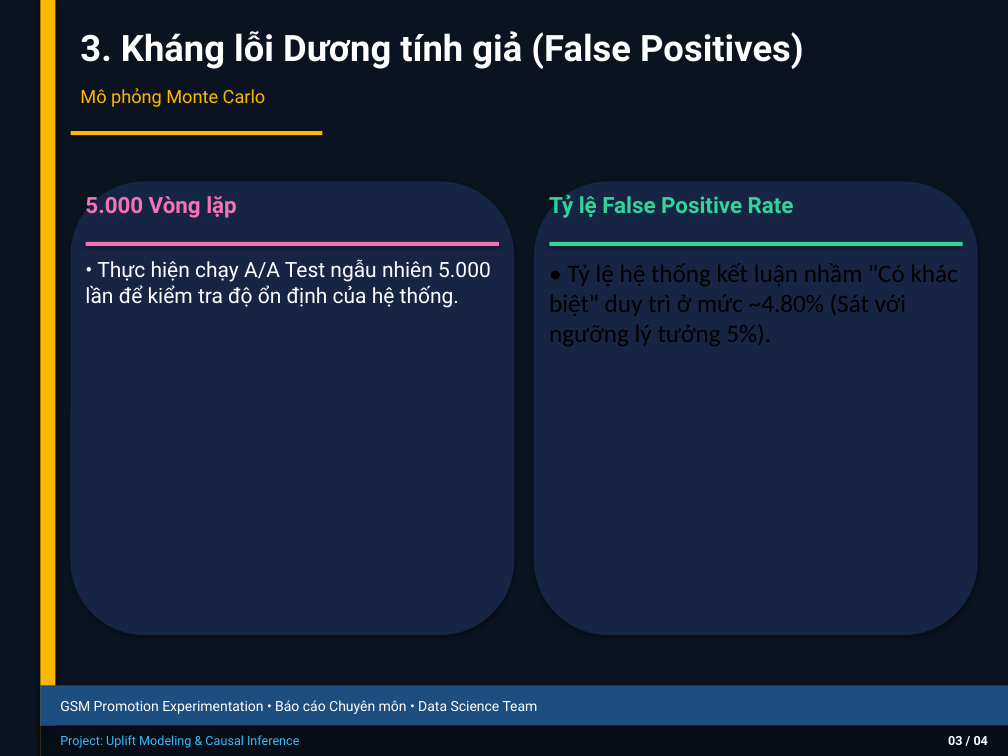
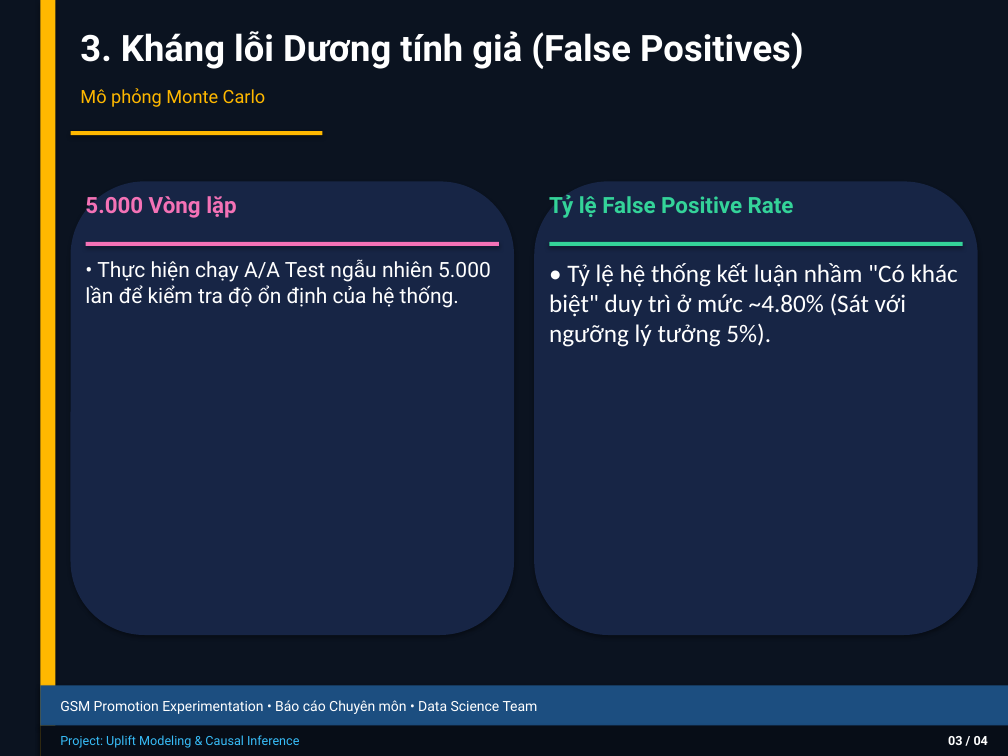
Before and after one commit to thaibuivan/GSM-promotion-experimentation, a slide deck: slide 4 of docs/Week4_AA_AB_Testing_Summary.pptx. Drawn at 1008x756 pixels with LibreOffice and Linux fonts; fonts in the diff are those of the drawing. Boxes give left, top, right and bottom in pixels: in the first picture for what was removed or moved away, otherwise in the second. Text is boxed around its words. In the diff, an @@ line names an element or a change of style, - is before the commit and + after.

Commit message:
Update Week 4 PPTX with manual user formatting fixes

```diff
--- a/docs/Week4_AA_AB_Testing_Summary.pptx
+++ b/docs/Week4_AA_AB_Testing_Summary.pptx
@@ text "• Tỷ lệ hệ thống ..." at (549, 263, 958, 347): text colour #000000 to #FFFFFF @@
```
Also in this commit, not shown: 2 other slides changed.
